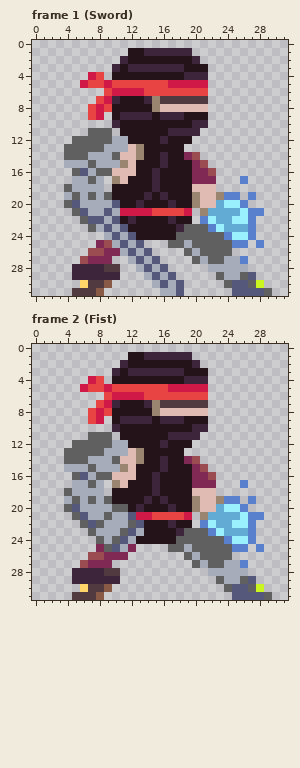
Pixel-art file -- images/AseSource/arcaninjadroid.aseprite. The picture above was drawn from the file before the commit.
32x32 pixels, 9 frames. Shown: frame 1 (Sword), frame 2 (Fist).
The same view after the edit:
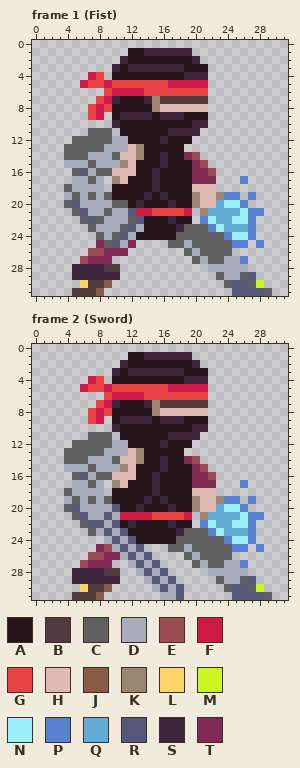
Palette (. is transparent): A #25131a  B #523b40  C #606060  D #a7acba  E #9b4c51  F #d01946  G #e84444  H #dfbbb3  J #895a45  K #9a8571  L #ffd569  M #ccf61f  N #9bf0fd  P #5880cc  Q #62abd4  R #56587b  S #3d253b  T #802954
Changes in this commit:
Frame 1 (Fist), layer "HandLeft":
y 20: x 10..11 RA -> CC
y 21: x 9 R -> C; x 11..12 FF -> DR
y 22: x 8 R -> C; x 10..13 RASA -> DDCR
y 23: x 9 R -> D; x 11..13 RAA -> CRD
y 24: x 8 . -> C; x 10..12 RDR -> CRD
y 25: x 9..13 EDRDR -> CRDT.
y 26: x 11..14 DRDR -> T...
y 27: x 12..15 DRDR -> ....
y 28: x 13..16 DRDR -> ....
y 29: x 14..17 DRDR -> ....
y 30: x 15..18 DRDR -> ....
y 31: x 16..18 DDR -> ...
Frame 2 (Sword), layer "HandLeft":
y 20: x 10..11 CC -> RA
y 21: x 9 C -> R; x 11..12 DR -> FF
y 22: x 8 C -> R; x 10..13 DDCR -> RASA
y 23: x 9 D -> R; x 11..13 CRD -> RAA
y 24: x 8 C -> .; x 10..12 CRD -> RDR
y 25: x 9..13 CRDT. -> EDRDR
y 26: x 11..14 T... -> DRDR
y 27: x 12..15 .... -> DRDR
y 28: x 13..16 .... -> DRDR
y 29: x 14..17 .... -> DRDR
y 30: x 15..18 .... -> DRDR
y 31: x 16..18 ... -> DDR
